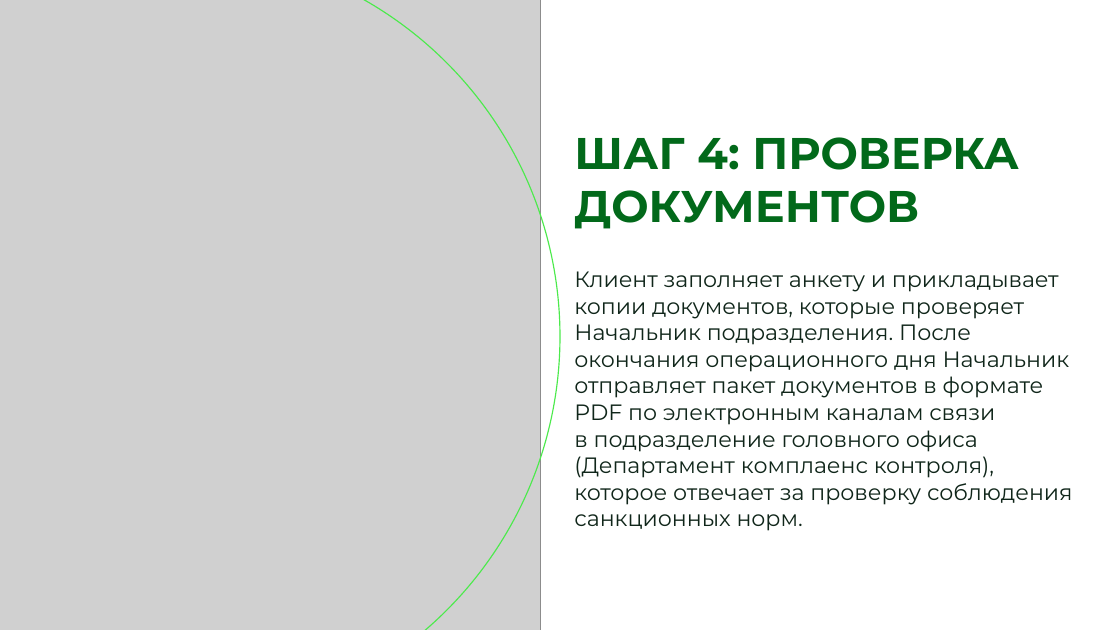
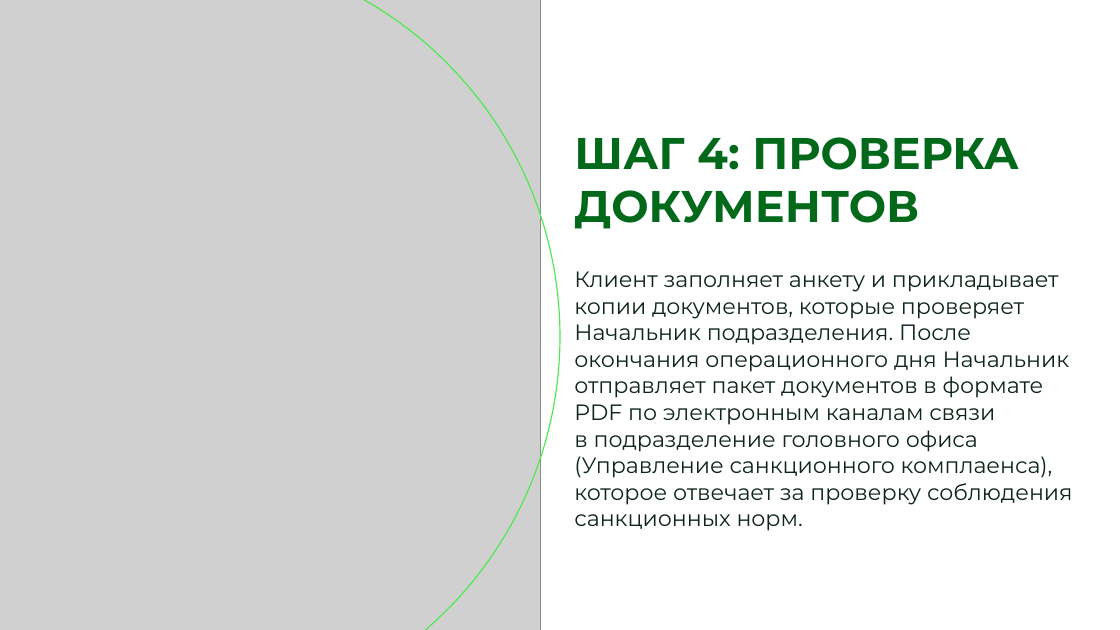
Before and after one commit to pusijuice5-coder/-1, a slide deck: slide 26 of OVZ_kurs_nerezidenty_novyj_dizajn.pptx. Drawn at 1120x630 pixels with LibreOffice and Linux fonts; fonts in the diff are those of the drawing; grey boxes stand for pictures; background and template pictures are left out. Boxes give left, top, right and bottom in pixels: in the first picture for what was removed or moved away, otherwise in the second. Text is boxed around its words. In the diff, an @@ line names an element or a change of style, - is before the commit and + after.

```diff
--- a/OVZ_kurs_nerezidenty_novyj_dizajn.pptx
+++ b/OVZ_kurs_nerezidenty_novyj_dizajn.pptx
@@ text at [574, 271, 1072, 531]: text changed @@
-Клиент заполняет анкету и прикладывает копии документов, которые проверяет Начальник подразделения. После окончания операционного дня Начальник отправляет пакет документов в формате PDF по электронным каналам связи
-в подразделение головного офиса (Департамент комплаенс контроля), которое отвечает за проверку соблюдения санкционных норм.
+Клиент заполняет анкету и прикладывает копии документов, которые проверяет Начальник подразделения. После окончания операционного дня Начальник отправляет пакет документов в формате PDF по электронным каналам связи
+в подразделение головного офиса (Управление санкционного комплаенса), которое отвечает за проверку соблюдения санкционных норм.
```
Also in this commit, not shown: 27 other slides changed, 3 other files.
